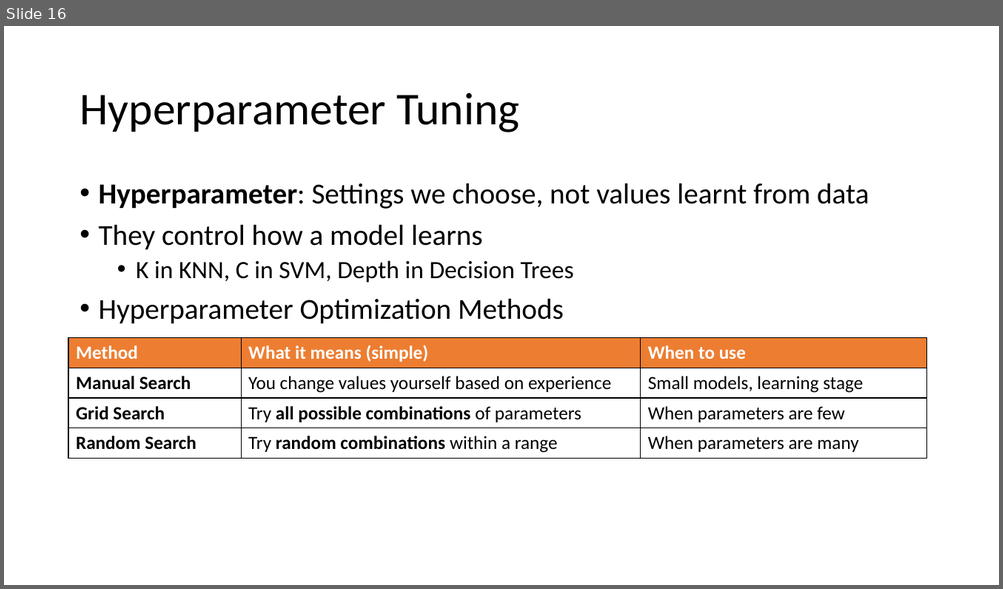
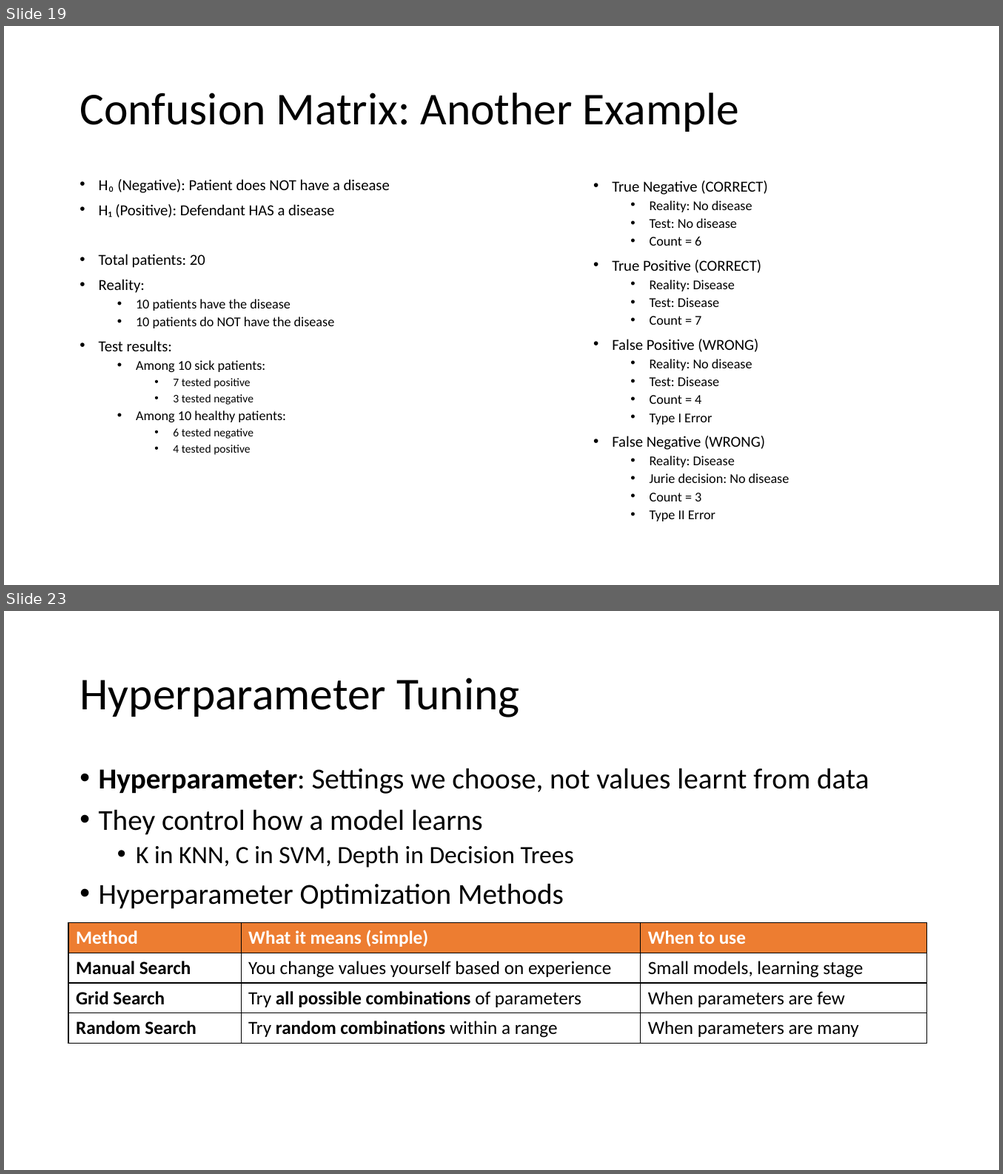
Before and after one commit to trishikh2002/ml_edurka, a slide deck: slides/ML - Module 3 - Classification - Additional Slides.pptx. Shown one above the other, each under a label of ours: slide 16 before the commit, slides 19 and 23 after it; the slides between them are not shown. The pictures are 1003x589 and 1003x1174 pixels, drawn with LibreOffice and Linux fonts; fonts in the diff are those of the drawing. Boxes give left, top, right and bottom in pixels: in the first picture for what was removed or moved away, otherwise in the second. Text is boxed around its words. In the diff, an @@ line names an element or a change of style, - is before the commit and + after.

```diff
--- a/slides/ML - Module 3 - Classification - Additional Slides.pptx
+++ b/slides/ML - Module 3 - Classification - Additional Slides.pptx
@@ slide 19 added at (4, 26, 999, 585), background #FFFFFF @@
@@ title added at (79, 93, 739, 132), 44 pt, text #000000 @@
+Confusion Matrix: Another Example
@@ text added at (99, 179, 390, 455), 14.8 pt, text #000000 @@
+• H₀ (Negative): Patient does NOT have a disease
+• H₁ (Positive): Defendant HAS a disease
+• Total patients: 20
+• Reality:
+  • 10 patients have the disease
+  • 10 patients do NOT have the disease
+• Test results:
+  • Among 10 sick patients:
+    • 7 tested positive
+    • 3 tested negative
+  • Among 10 healthy patients:
+    • 6 tested negative
+    • 4 tested positive
@@ text added at (612, 201, 789, 522), 12.9 pt, text #000000 @@
+• True Negative (CORRECT)
+  • Reality: No disease
+  • Test: No disease
+  • Count = 6
+• True Positive (CORRECT)
+  • Reality: Disease
+  • Test: Disease
+  • Count = 7
+• False Positive (WRONG)
+  • Reality: No disease
+  • Test: Disease
+  • Count = 4
+  • Type I Error
+• False Negative (WRONG)
+  • Reality: Disease
+  • Jurie decision: No disease
+  • Count = 3
+  • Type II Error
@@ what was slide 16 is now slide 23 @@
```
Also in this commit, not shown: 6 other slides added, 9 other files.
